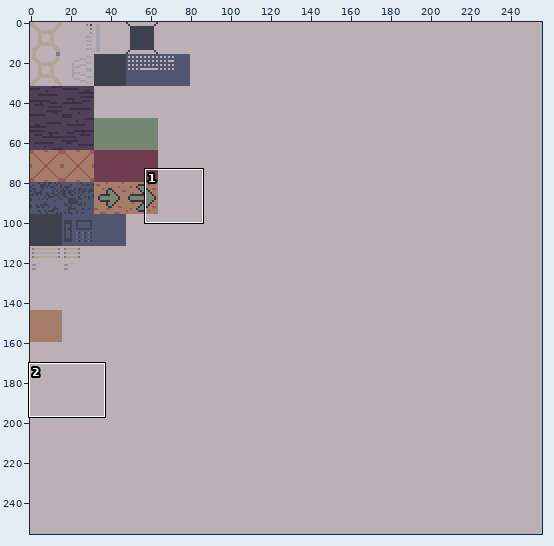
Two versions of one pixel-art file, assets/3d/objects/ase_objects_texture.aseprite. Above, an overview of the earlier version with the close-up marked.
Close-up. Earlier state:
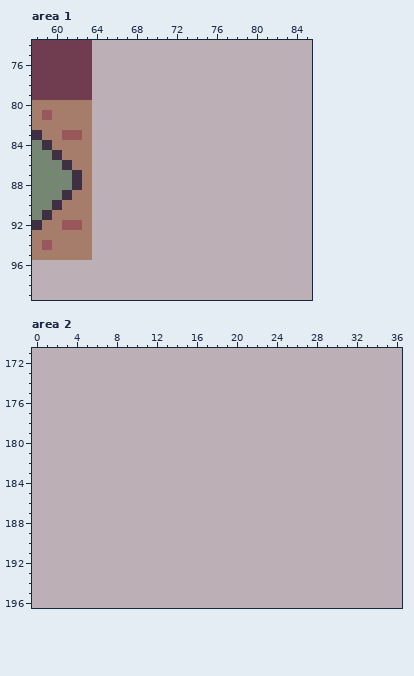
256x256 pixels, 1 frame. Shown: area 1: x 58..85, y 74..99; area 2: x 0..36, y 171..196.
And afterwards:
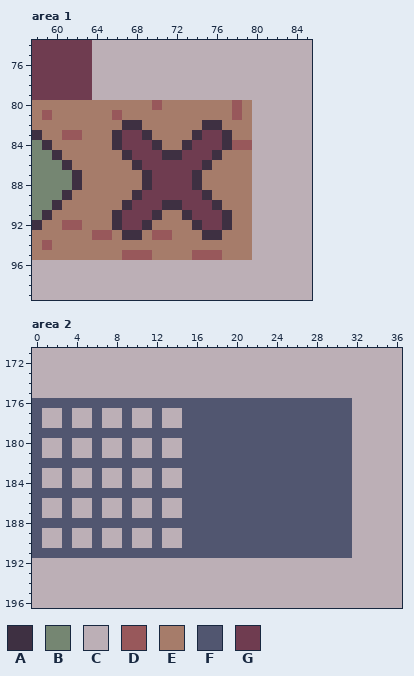
Palette (. is transparent): A #3e3042  B #758672  C #bcafb6  D #98585b  E #a67c6a  F #515670  G #6f3c50
Edits made:
layer "items/sign_no_entry" added
layer "items/drain" added
Area 1, layer "items/sign_no_entry":
y 80: x 64..79 CCCCCCCCCCCCCCCC -> EEEEEEDEEEEEEEDE
y 81: x 64..79 CCCCCCCCCCCCCCCC -> EEDEEEEEEEEEEEDE
y 82: x 64..79 CCCCCCCCCCCCCCCC -> EEEAAEEEEEEAAEEE
y 83: x 64..79 CCCCCCCCCCCCCCCC -> EEAGGAEEEEAGGAEE
y 84: x 64..79 CCCCCCCCCCCCCCCC -> EEAGGGAEEAGGGADD
y 85: x 64..79 CCCCCCCCCCCCCCCC -> EEEAGGGAAGGGAEEE
y 86: x 64..79 CCCCCCCCCCCCCCCC -> EEEEAGGGGGGAEEEE
y 87..88: x 64..79 CCCCCCCCCCCCCCCC -> EEEEEAGGGGAEEEEE
y 89: x 64..79 CCCCCCCCCCCCCCCC -> EEEEAGGGGGGAEEEE
y 90: x 64..79 CCCCCCCCCCCCCCCC -> EEEAGGGAAGGGAEEE
y 91: x 64..79 CCCCCCCCCCCCCCCC -> EEAGGGAEEAGGGAEE
y 92: x 64..79 CCCCCCCCCCCCCCCC -> EEAGGAEEEEAGGAEE
y 93: x 64..79 CCCCCCCCCCCCCCCC -> DDEAAEDDEEEAAEEE
y 94: x 64..79 CCCCCCCCCCCCCCCC -> EEEEEEEEEEEEEEEE
y 95: x 64..79 CCCCCCCCCCCCCCCC -> EEEDDDEEEEDDDEEE
Area 2, layer "items/drain":
y 176: x 0..31 CCCCCCCCCCCCCCCCCCCCCCCCCCCCCCCC -> FFFFFFFFFFFFFFFFFFFFFFFFFFFFFFFF
y 177..178: x 0 C -> F; x 3 C -> F; x 6 C -> F; x 9 C -> F; x 12 C -> F; x 15..31 CCCCCCCCCCCCCCCCC -> FFFFFFFFFFFFFFFFF
y 179: x 0..31 CCCCCCCCCCCCCCCCCCCCCCCCCCCCCCCC -> FFFFFFFFFFFFFFFFFFFFFFFFFFFFFFFF
y 180..181: x 0 C -> F; x 3 C -> F; x 6 C -> F; x 9 C -> F; x 12 C -> F; x 15..31 CCCCCCCCCCCCCCCCC -> FFFFFFFFFFFFFFFFF
y 182: x 0..31 CCCCCCCCCCCCCCCCCCCCCCCCCCCCCCCC -> FFFFFFFFFFFFFFFFFFFFFFFFFFFFFFFF
y 183..184: x 0 C -> F; x 3 C -> F; x 6 C -> F; x 9 C -> F; x 12 C -> F; x 15..31 CCCCCCCCCCCCCCCCC -> FFFFFFFFFFFFFFFFF
y 185: x 0..31 CCCCCCCCCCCCCCCCCCCCCCCCCCCCCCCC -> FFFFFFFFFFFFFFFFFFFFFFFFFFFFFFFF
y 186..187: x 0 C -> F; x 3 C -> F; x 6 C -> F; x 9 C -> F; x 12 C -> F; x 15..31 CCCCCCCCCCCCCCCCC -> FFFFFFFFFFFFFFFFF
y 188: x 0..31 CCCCCCCCCCCCCCCCCCCCCCCCCCCCCCCC -> FFFFFFFFFFFFFFFFFFFFFFFFFFFFFFFF
y 189..190: x 0 C -> F; x 3 C -> F; x 6 C -> F; x 9 C -> F; x 12 C -> F; x 15..31 CCCCCCCCCCCCCCCCC -> FFFFFFFFFFFFFFFFF
y 191: x 0..31 CCCCCCCCCCCCCCCCCCCCCCCCCCCCCCCC -> FFFFFFFFFFFFFFFFFFFFFFFFFFFFFFFF
Changed places in both close-ups, as pixel boxes (x1, y1, x2, y2):
changed: (92, 100, 252, 260)
changed: (32, 398, 352, 558)
